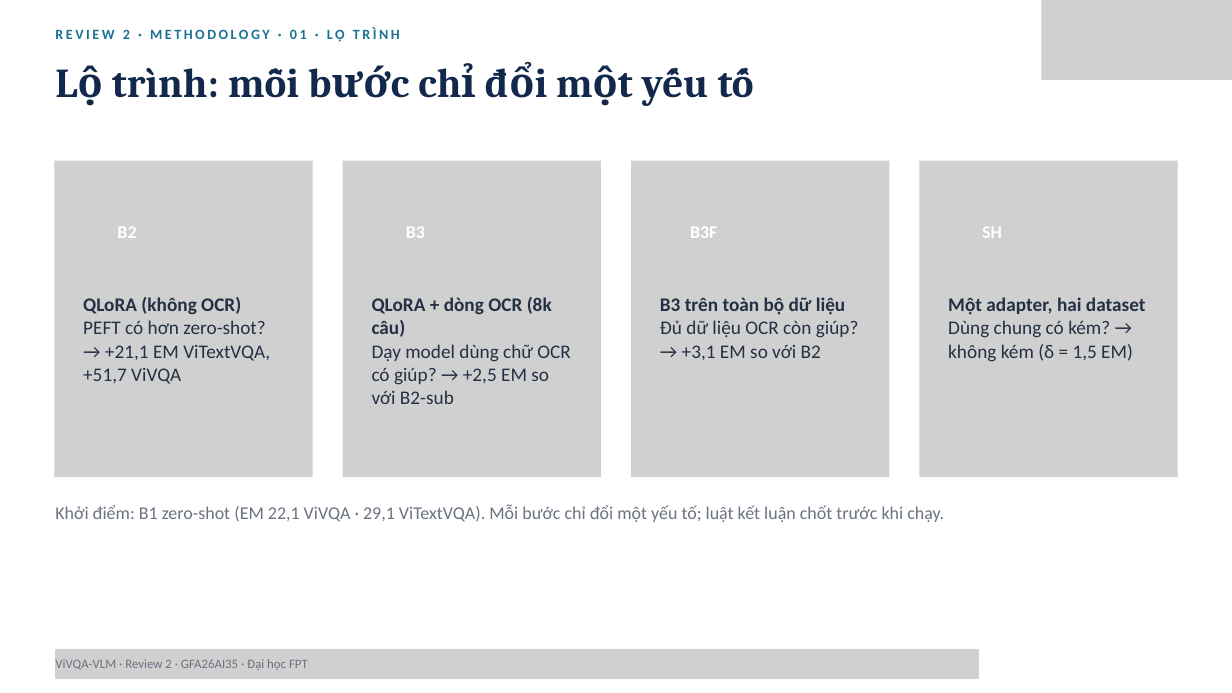
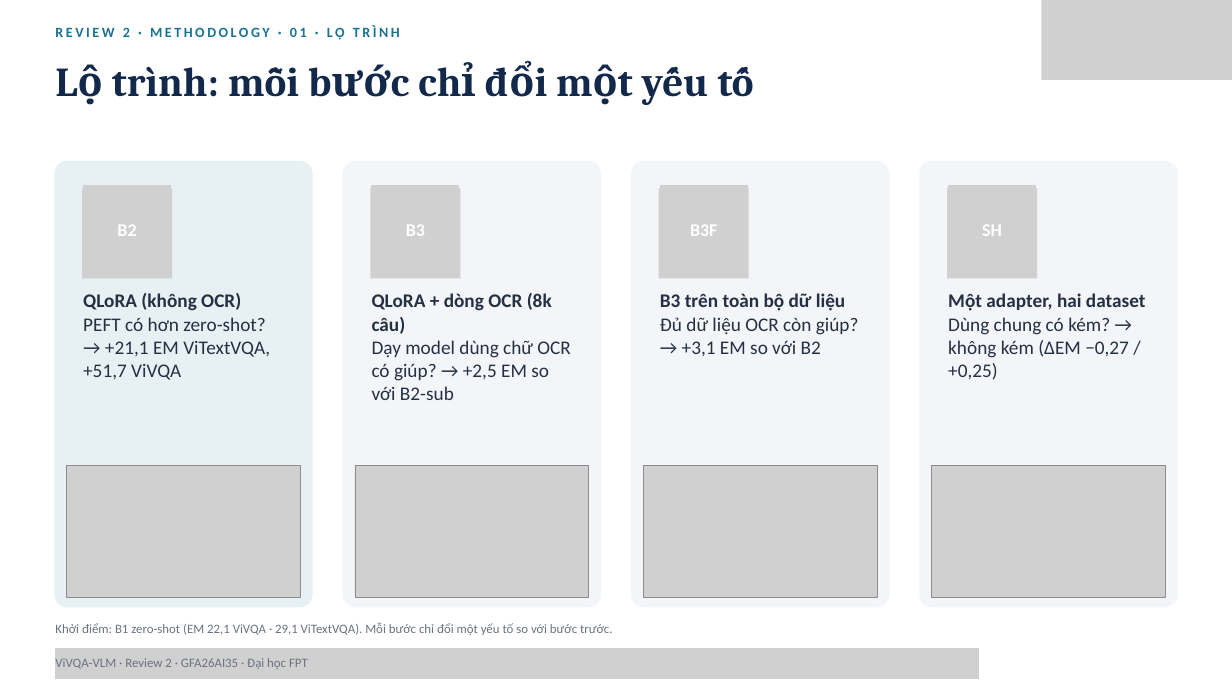
Before and after one commit to PLHGNAOH/ViVQA-VLM, a slide deck: slide 21 of docs/04_slides/cumulative/ViVQA-VLM_Review1-2_KLTN.pptx (slide 25 before the commit). Drawn at 1232x693 pixels with LibreOffice and Linux fonts; fonts in the diff are those of the drawing; grey boxes stand for pictures. Boxes give left, top, right and bottom in pixels: in the first picture for what was removed or moved away, otherwise in the second. Text is boxed around its words. In the diff, an @@ line names an element or a change of style, - is before the commit and + after.

```diff
--- a/docs/04_slides/cumulative/ViVQA-VLM_Review1-2_KLTN.pptx
+++ b/docs/04_slides/cumulative/ViVQA-VLM_Review1-2_KLTN.pptx
@@ picture removed at [54, 161, 312, 477] @@
@@ rounded rectangle added at [54, 161, 312, 607], fill #E7F0F3 @@
@@ picture removed at [342, 161, 601, 477] @@
@@ rounded rectangle added at [342, 161, 601, 607], fill #F3F5F8 @@
@@ picture removed at [631, 161, 889, 477] @@
@@ rounded rectangle added at [631, 161, 889, 607], fill #F3F5F8 @@
@@ picture removed at [920, 161, 1178, 477] @@
@@ rounded rectangle added at [920, 161, 1178, 607], fill #F3F5F8 @@
@@ picture added at [83, 185, 171, 277] @@
@@ picture added at [371, 185, 460, 277] @@
@@ picture added at [660, 185, 748, 277] @@
@@ picture added at [948, 185, 1036, 277] @@
@@ text "QLoRA (không OCR)": place and size @@
-text "QLoRA (không OCR)" at [83, 297, 270, 384]
+text "QLoRA (không OCR)" at [83, 293, 270, 380]
@@ text "QLoRA + dòng OCR (8k ...": place and size @@
-text "QLoRA + dòng OCR (8k ..." at [372, 297, 570, 404]
+text "QLoRA + dòng OCR (8k ..." at [372, 293, 570, 400]
@@ text "B3 trên toàn bộ dữ ...": place and size @@
-text "B3 trên toàn bộ dữ ..." at [660, 297, 859, 360]
+text "B3 trên toàn bộ dữ ..." at [660, 293, 859, 356]
@@ text at [948, 317, 1129, 380]: text changed @@
-Dùng chung có kém? → không kém (δ = 1,5 EM)
+Dùng chung có kém? → không kém (ΔEM −0,27 / +0,25)
@@ picture added at [67, 465, 300, 598] @@
@@ picture added at [355, 465, 588, 598] @@
@@ picture added at [643, 465, 877, 598] @@
@@ picture added at [932, 465, 1165, 598] @@
@@ text at [55, 623, 613, 635]: text changed; size 21 to 15 pt @@
-Khởi điểm: B1 zero-shot (EM 22,1 ViVQA · 29,1 ViTextVQA). Mỗi bước chỉ đổi một yếu tố; luật kết luận chốt trước khi chạy.
+Khởi điểm: B1 zero-shot (EM 22,1 ViVQA · 29,1 ViTextVQA). Mỗi bước chỉ đổi một yếu tố so với bước trước.
```
Also in this commit, not shown: 37 other slides changed, 4 slides removed, 3 other files.
